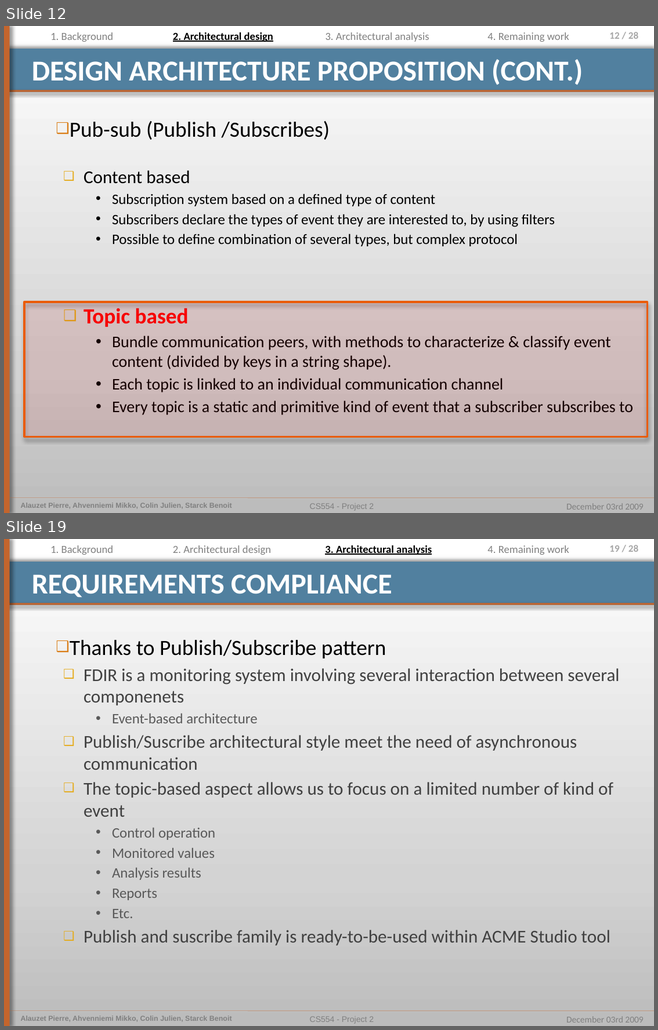
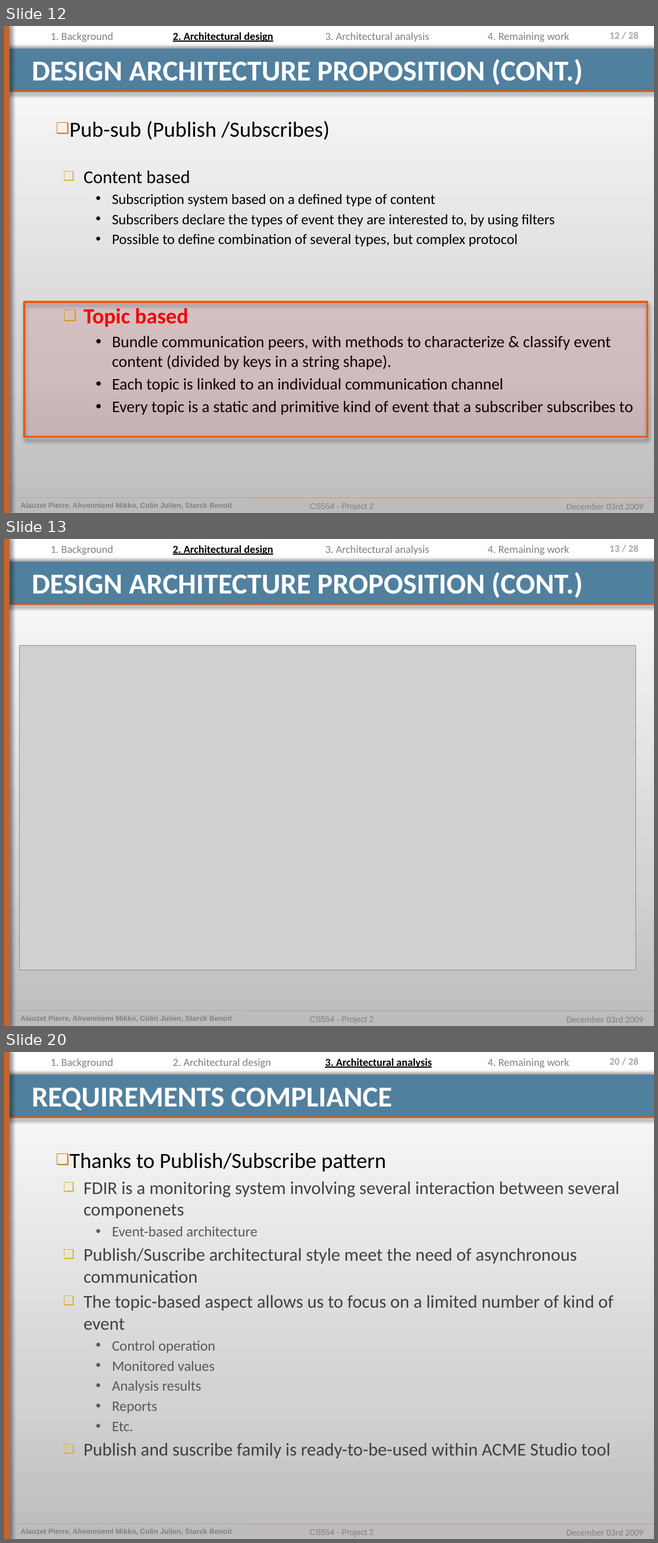
Before and after one commit to pierrealauzet/euroteam, a slide deck: Project 2/Part3/CS554_EuroTeam_Project2_OP6.pptx. Shown one above the other, each under a label of ours: slides 12 and 19 before the commit, slides 12, 13 and 20 after it; the slides between them are not shown. The pictures are 658x1030 and 658x1543 pixels, drawn with LibreOffice and Linux fonts; fonts in the diff are those of the drawing; grey boxes stand for pictures. Boxes give left, top, right and bottom in pixels: in the first picture for what was removed or moved away, otherwise in the second. Text is boxed around its words. In the diff, an @@ line names an element or a change of style, - is before the commit and + after.

```diff
--- a/Project 2/Part3/CS554_EuroTeam_Project2_OP6.pptx
+++ b/Project 2/Part3/CS554_EuroTeam_Project2_OP6.pptx
@@ slide 13 added at <box>4,539,654,1026</box>, background gradient #BDBDBD to #D3D3D3 to #FFFFFF; not listed: 9 template elements that a slide beside it also shows @@
@@ text added at <box>50,545,114,555</box>, 12 pt, text #808080 @@
+1. Background
@@ text added at <box>173,545,273,555</box>, 12 pt, text #000000, bold, underline @@
+2. Architectural design
@@ text added at <box>325,545,429,555</box>, 12 pt, text #808080 @@
+3. Architectural analysis
@@ text added at <box>487,545,569,555</box>, 12 pt, text #808080 @@
+4. Remaining work
@@ title added at <box>32,572,582,598</box>, 32 pt, text #FFFFFF, bold @@
+DESIGN ARCHITECTURE PROPOSITION (CONT.)
@@ picture added at <box>19,646,636,971</box> @@
@@ what was slide 19 is now slide 20 @@
@@ page number at <box>609,1058,638,1065</box>: text changed @@
-19 / 28
+20 / 28
```
Also in this commit, not shown: 8 slides changed, 1 other slide added.
